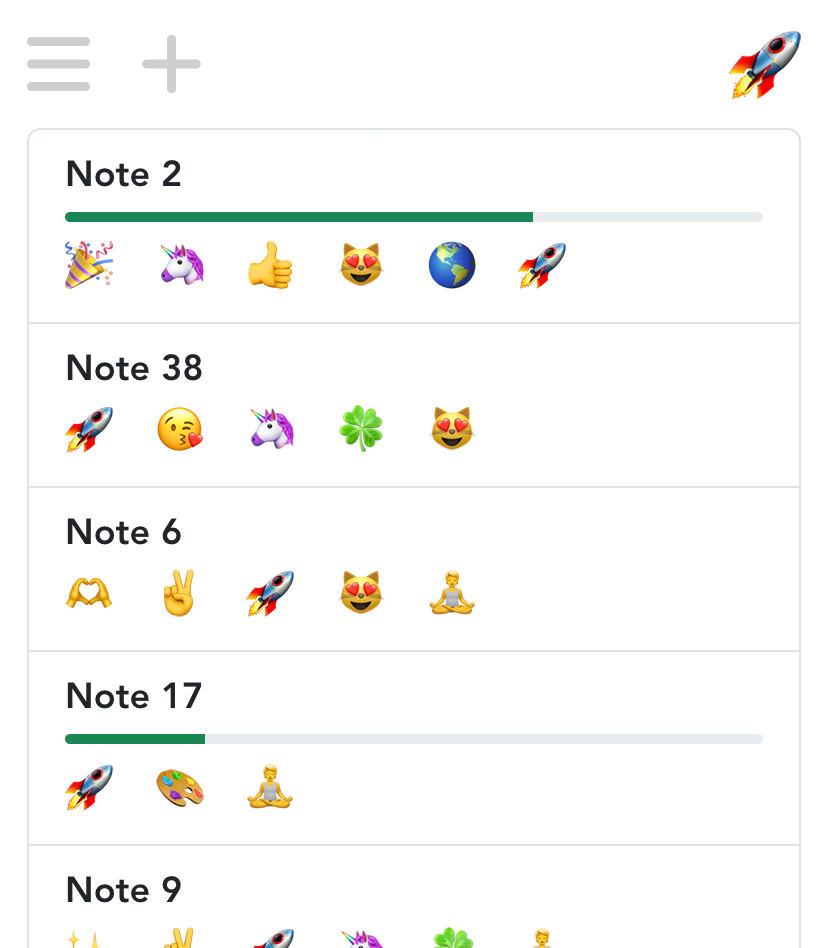
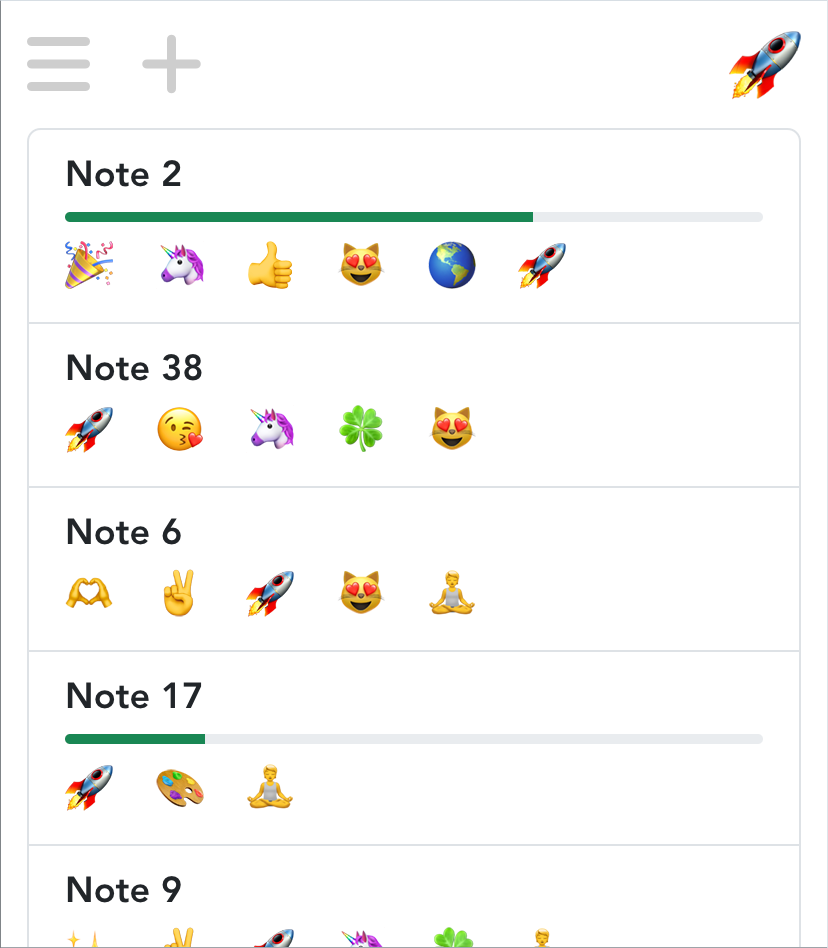
Before/after of a 828x948 layered artwork. What changed in the layer stack:
added layer "Laag 1" above "screenshot 3 darkmode" over [0, 0, 828, 948]
